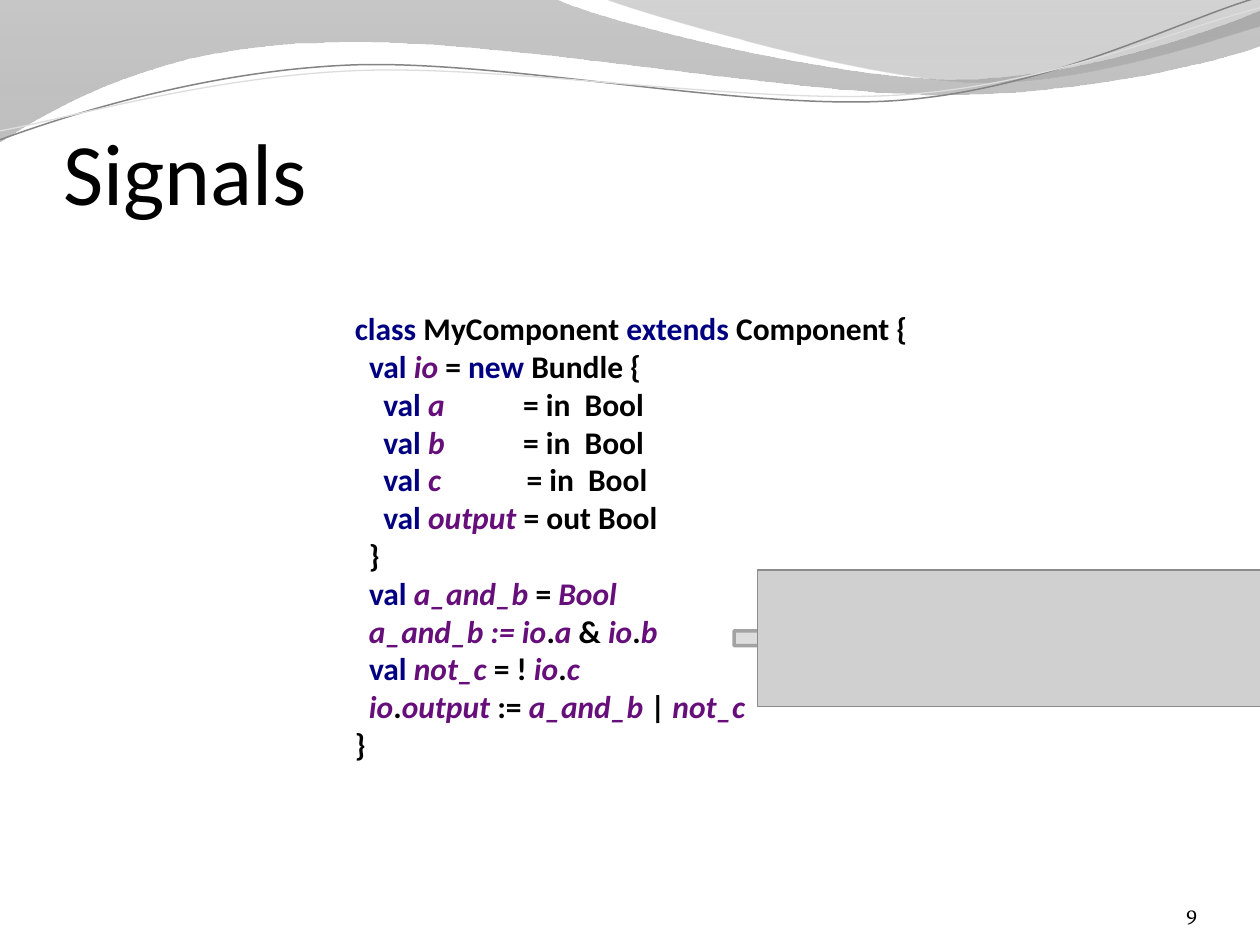
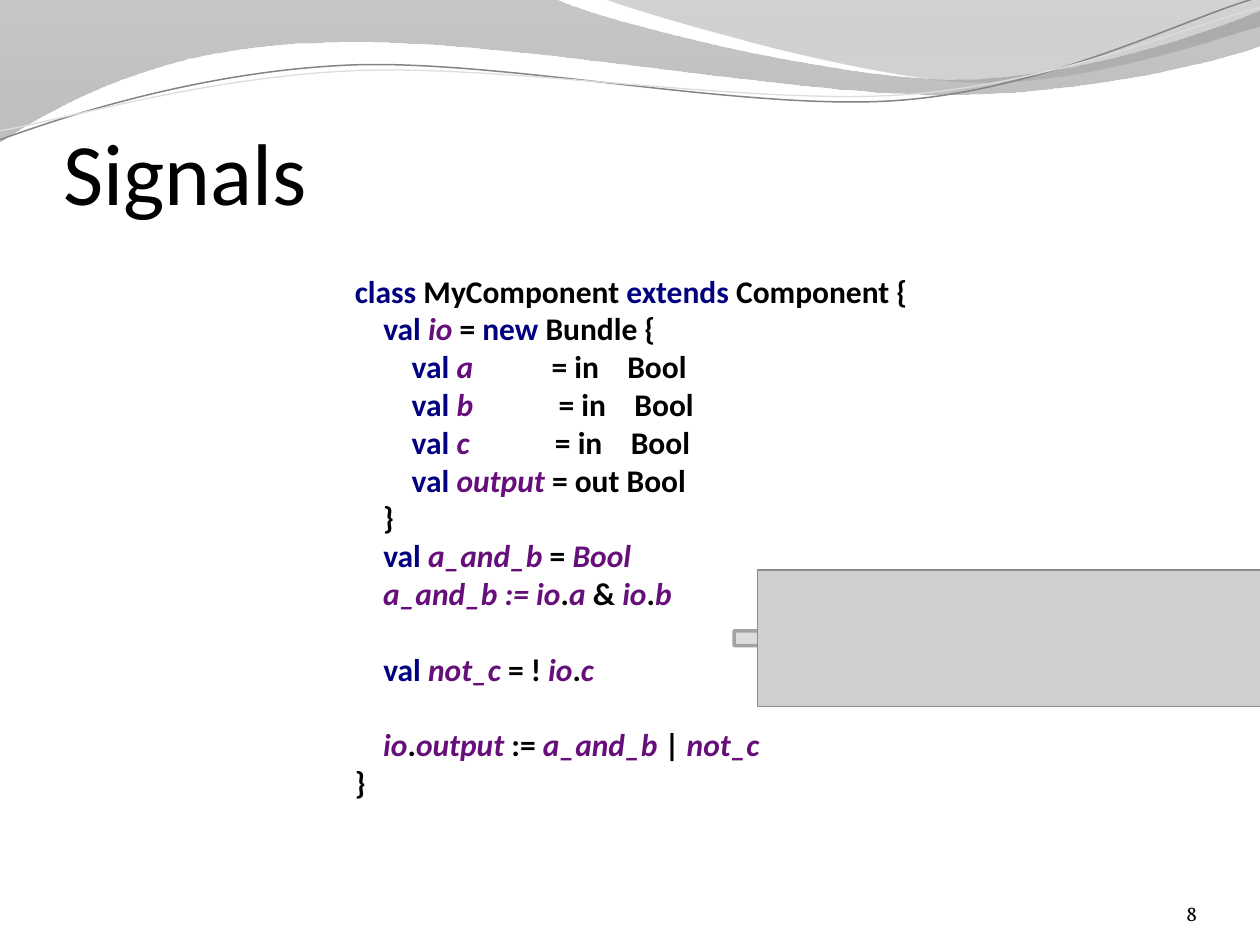
Before and after one commit to SpinalHDL/SpinalDoc, a slide deck: slide 8 of presentation/en/presentation.pptx (slide 9 before the commit). Drawn at 1260x945 pixels with LibreOffice and Linux fonts; fonts in the diff are those of the drawing; grey boxes stand for pictures; background and template pictures are left out. Boxes give left, top, right and bottom in pixels: in the first picture for what was removed or moved away, otherwise in the second. Text is boxed around its words. In the diff, an @@ line names an element or a change of style, - is before the commit and + after.

```diff
--- a/presentation/en/presentation.pptx
+++ b/presentation/en/presentation.pptx
@@ text "class MyComponent extends Component { ...": place and size @@
-text "class MyComponent extends Component { ..." at box(355, 318, 889, 723)
+text "class MyComponent extends Component { ..." at box(355, 281, 889, 761)
@@ text at box(383, 583, 760, 761): text changed @@
-a_and_b := io.a & io.b
-val not_c = ! io.c
-io.output := a_and_b | not_c
-}
+a_and_b := io.a & io.b
+val not_c = ! io.c
+io.output := a_and_b | not_c
+}
@@ page number at box(1186, 907, 1197, 921): text changed @@
-9
+8
```
Also in this commit, not shown: 20 other slides changed, 3 slides added, 5 slides removed, 2 other files.
